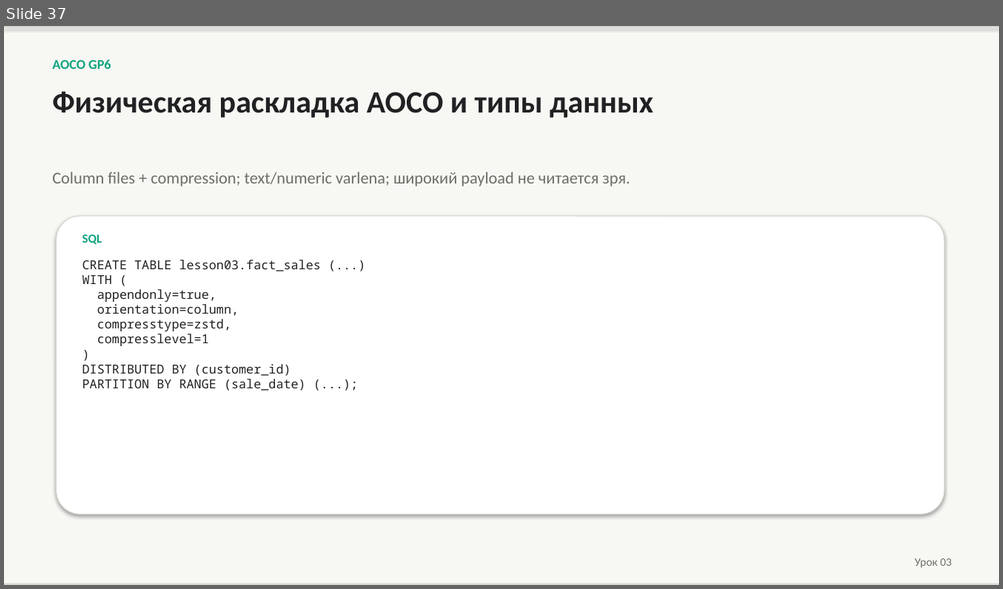
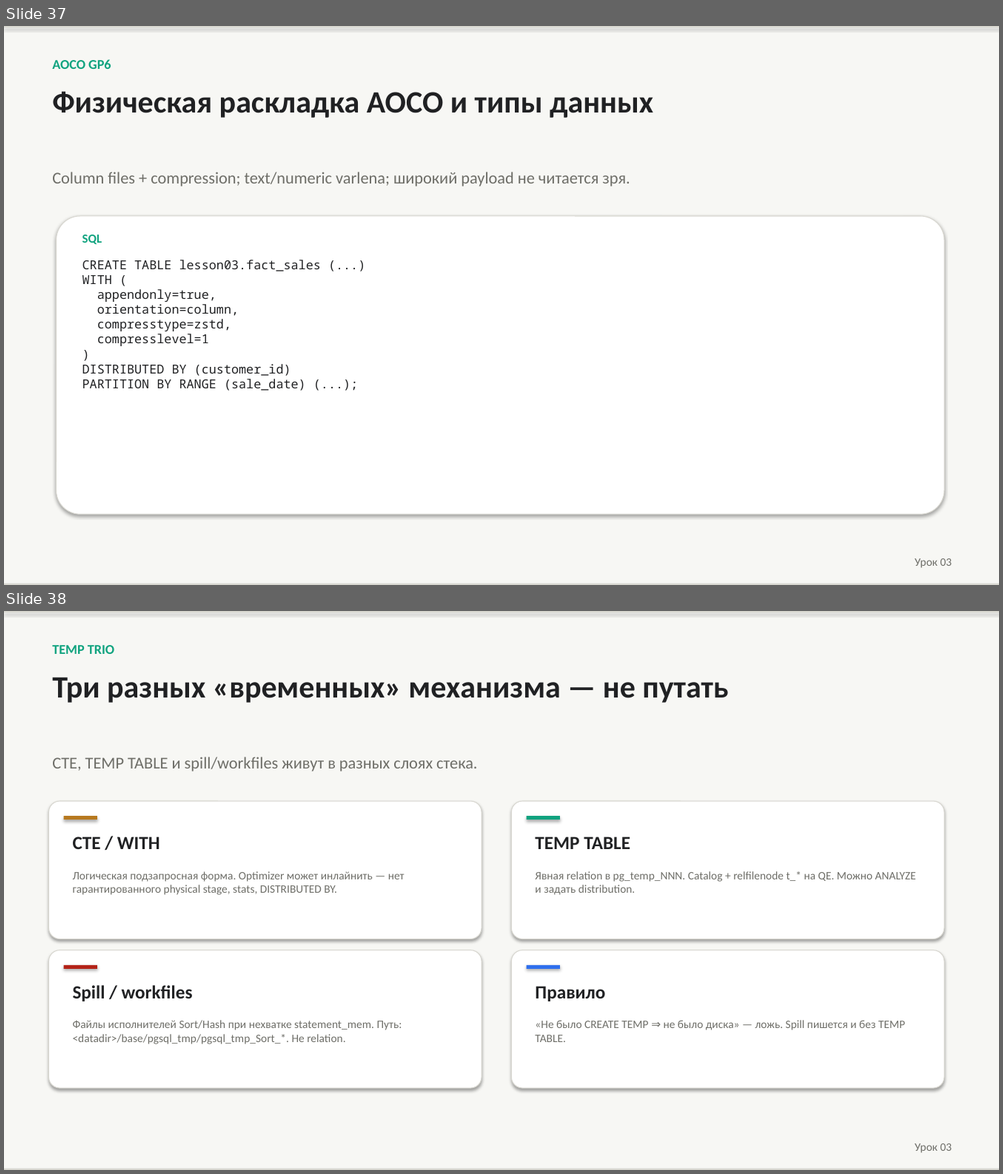
Before and after one commit to PaulKov/de-mentor, a slide deck: artifacts/greenplum-query-tuning-theory.pptx. Shown one above the other, each under a label of ours: slide 37 before the commit, slides 37 and 38 after it. The pictures are 1003x589 and 1003x1174 pixels, drawn with LibreOffice and Linux fonts; fonts in the diff are those of the drawing. Boxes give left, top, right and bottom in pixels: in the first picture for what was removed or moved away, otherwise in the second. Text is boxed around its words. In the diff, an @@ line names an element or a change of style, - is before the commit and + after.

```diff
--- a/artifacts/greenplum-query-tuning-theory.pptx
+++ b/artifacts/greenplum-query-tuning-theory.pptx
@@ slide 38 added at (4, 611, 999, 1170), background #FFFFFF @@
@@ rectangle added at (4, 611, 999, 1170), fill #F7F7F4 @@
@@ rectangle added at (4, 611, 999, 612), fill #D8D7D0 @@
@@ text added at (52, 645, 114, 654), 13 pt, text #10A37F, bold @@
+TEMP TRIO
@@ text added at (52, 677, 728, 703), 30 pt, text #202123, bold @@
+Три разных «временных» механизма — не путать
@@ text added at (52, 757, 477, 772), 16 pt, text #6E6E68 @@
+CTE, TEMP TABLE и spill/workfiles живут в разных слоях стека.
@@ rounded rectangle added at (48, 801, 481, 940), fill #FFFFFF, outline #D8D7D0 0.75 pt @@
@@ rounded rectangle added at (512, 801, 944, 940), fill #FFFFFF, outline #D8D7D0 0.75 pt @@
@@ rectangle added at (64, 816, 97, 820), fill #B7791F @@
@@ rectangle added at (526, 816, 560, 820), fill #10A37F @@
@@ text added at (73, 837, 160, 849), 18 pt, text #202123, bold @@
+CTE / WITH
@@ text added at (535, 837, 630, 849), 18 pt, text #202123, bold @@
+TEMP TABLE
@@ text added at (73, 871, 404, 895), 11 pt, text #6E6E68 @@
+Логическая подзапросная форма. Optimizer может инлайнить — нет гарантированного physical stage, stats, DISTRIBUTED BY.
@@ text added at (535, 871, 916, 895), 11 pt, text #6E6E68 @@
+Явная relation в pg_temp_NNN. Catalog + relfilenode t_* на QE. Можно ANALYZE и задать distribution.
@@ rounded rectangle added at (48, 951, 481, 1088), fill #FFFFFF, outline #D8D7D0 0.75 pt @@
@@ rectangle added at (64, 965, 97, 969), fill #B42318 @@
@@ rounded rectangle added at (512, 951, 944, 1088), fill #FFFFFF, outline #D8D7D0 0.75 pt @@
@@ rectangle added at (526, 965, 560, 969), fill #2F6FED @@
@@ text added at (73, 985, 193, 1002), 18 pt, text #202123, bold @@
+Spill / workfiles
@@ text added at (535, 986, 605, 1002), 18 pt, text #202123, bold @@
+Правило
@@ text added at (73, 1020, 402, 1045), 11 pt, text #6E6E68 @@
+Файлы исполнителей Sort/Hash при нехватке statement_mem. Путь: <datadir>/base/pgsql_tmp/pgsql_tmp_Sort_*. Не relation.
@@ text added at (535, 1020, 905, 1042), 11 pt, text #6E6E68 @@
+«Не было CREATE TEMP ⇒ не было диска» — ложь. Spill пишется и без TEMP TABLE.
@@ text added at (914, 1144, 952, 1153), 11 pt, text #6E6E68 @@
+Урок 03
@@ rectangle added at (4, 1169, 999, 1170), fill #D8D7D0 @@
```
Also in this commit, not shown: 2 slides changed, 10 other slides added, 2 slides removed, 33 other files.
